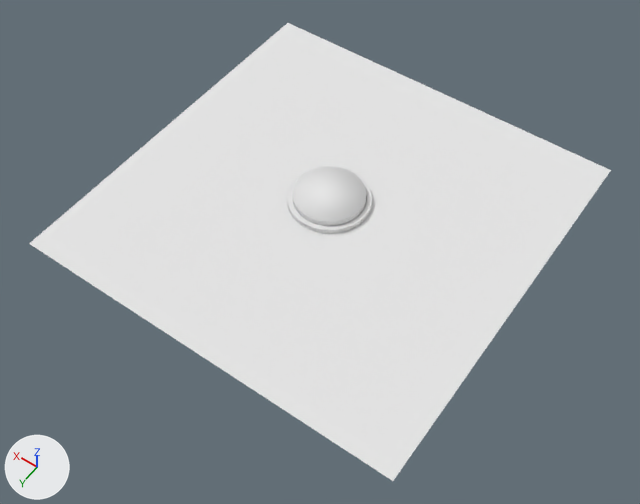
Two versions of the OBJ model Assets/3D Graphics/button.obj, one commit apart.
Before and after are seen from a 50 mm camera at (-11.74, 16.99, 23.46) aimed at (-0.66, 1.49, -0.9). Every picture has the same lights, and +X, +Y and +Z are marked at lower left. Where no turn or scale is listed for an object, it has been applied to the vertices. Vertices at the same position are counted once.

The older version as bpy lines, for what is in view:
```python
me_cylinder = bpy.data.meshes.new('Cylinder')
me_cylinder.from_pydata(...)  # 640 vertices, 610 faces; spans x -1.5..1.48, y -1.49..1.48, z -0.01..0.15
me_cylinder.materials.append(mat_material_001)  # white #e7e7e7
me_cylinder_001 = bpy.data.meshes.new('Cylinder.001')
me_cylinder_001.from_pydata(...)  # 288 vertices, 258 faces; spans x -1.29..1.28, y -1.28..1.29, z 0.13..0.37
me_cylinder_001.materials.append(mat_material_002)  # white #e7e7e7
me_plane_plane_002 = bpy.data.meshes.new('Plane_Plane.002')
me_plane_plane_002.from_pydata([(-7.44, -7.12, -0.02), (7.15, -7.12, -0.02), (-7.44, 7.47, -0.02), (7.15, 7.47, -0.02)], [], [(0, 1, 3, 2)])
me_plane_plane_002.materials.append(mat_none)  # white #e7e7e7
ob_cylinder = bpy.data.objects.new('Cylinder', me_cylinder)
ob_cylinder.location = (0.0, 0.0, 0.0)
ob_cylinder_001 = bpy.data.objects.new('Cylinder.001', me_cylinder_001)
ob_cylinder_001.location = (0.0, 0.0, 0.0)
ob_plane_plane_002 = bpy.data.objects.new('Plane_Plane.002', me_plane_plane_002)
ob_plane_plane_002.location = (0.0, 0.0, 0.0)
```
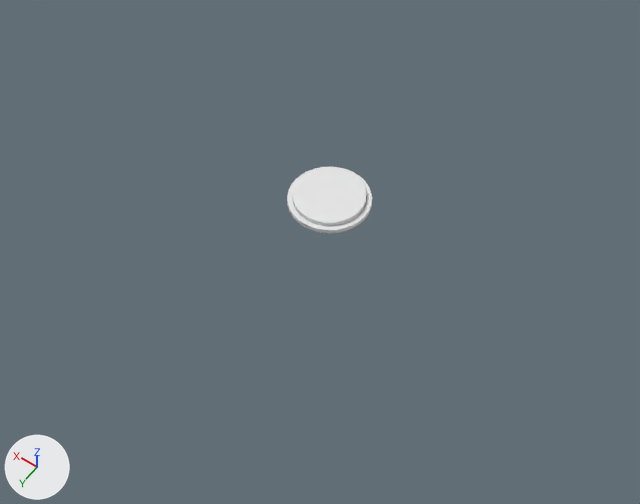
Commit message: Separated button?

Patch to the scene script:
```diff
--- a/Assets/3D Graphics/button.obj.py
+++ b/Assets/3D Graphics/button.obj.py
@@ me_cylinder_001 @@
 # used by ob_cylinder_001; location = (0.0, 0.0, 0.0)
-me_cylinder_001.from_pydata(...)  # 288 vertices, 258 faces; spans x -1.29..1.28, y -1.28..1.29, z 0.13..0.37
+me_cylinder_001.from_pydata(...)  # 704 vertices, 674 faces; spans x -1.29..1.28, y -1.28..1.28, z 0.08..0.32
+# me_cylinder_001 part 1: 64 vertices moved from x -1.29..1.28, y -1.28..1.29, z 0.33..0.36 to x -1.29..1.28, y -1.28..1.28, z 0.31..0.32; 96 vertices removed from x -1.29..1.28, y -1.28..1.29, z 0.13..0.37; 512 vertices added at x -1.29..1.28, y -1.28..1.28, z 0.08..0.32
 me_cylinder_001.materials.append(mat_material_002)
@@ ob_plane_plane_002 @@
-ob_plane_plane_002 = bpy.data.objects.new('Plane_Plane.002', me_plane_plane_002)
-ob_plane_plane_002.location = (0.0, 0.0, 0.0)
```

Where the change shows, as pixel boxes (x1, y1, x2, y2) in the pictures (640 x 504 px):
'Plane_Plane.002', deleted
    before: (29, 23, 611, 481)
'Cylinder.001', reshaped
    before: (293, 166, 366, 226)
    after: (293, 168, 366, 226)
